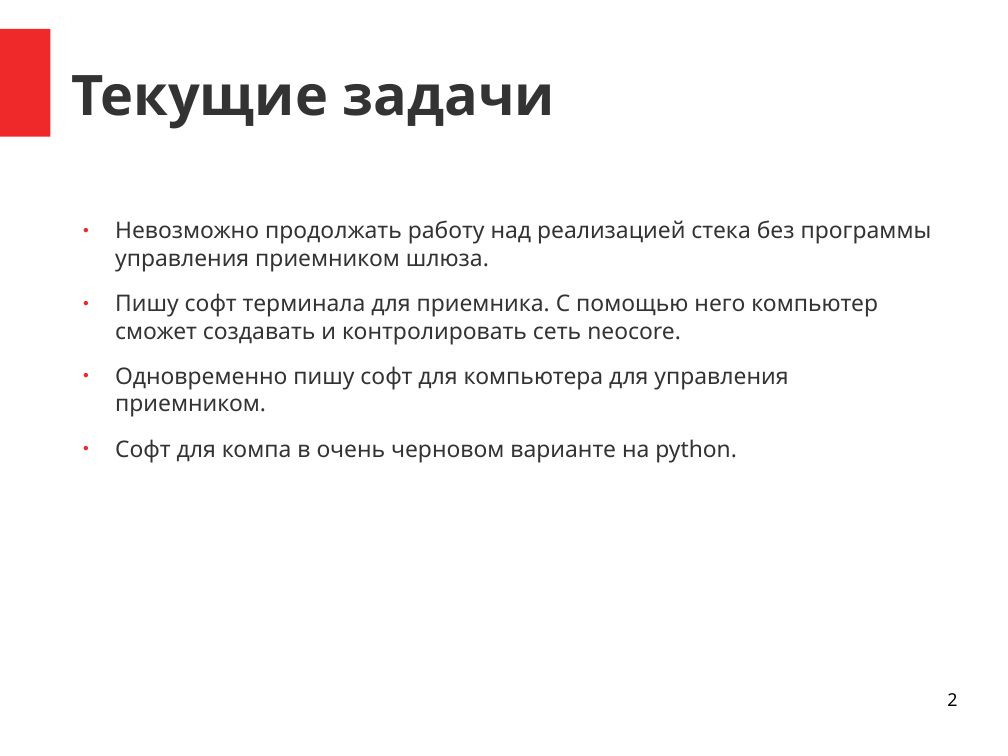
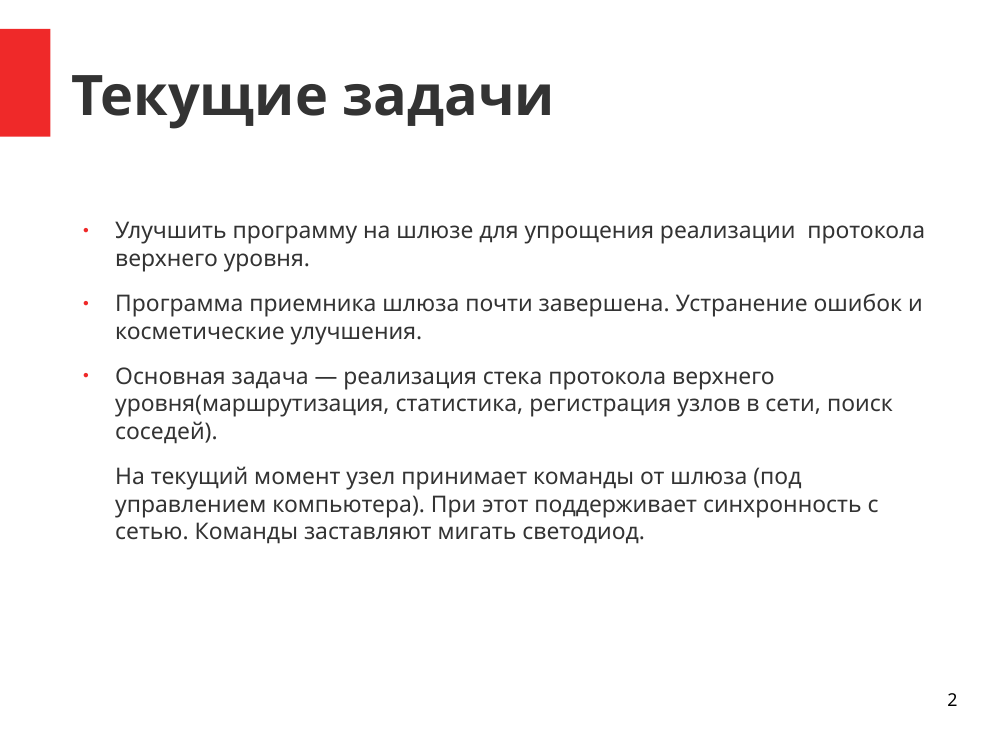
Before and after one commit to saurex83/WMNU, a slide deck: slide 2 of documentation/progress.odp. Drawn at 1008x756 pixels with LibreOffice and Linux fonts; fonts in the diff are those of the drawing. Boxes give left, top, right and bottom in pixels: in the first picture for what was removed or moved away, otherwise in the second. Text is boxed around its words. In the diff, an @@ line names an element or a change of style, - is before the commit and + after.

```diff
--- a/documentation/progress.odp
+++ b/documentation/progress.odp
@@ text at (115,221,925,544): text changed @@
-● Невозможно продолжать работу над реализацией стека без программы управления приемником шлюза.
-● Пишу софт терминала для приемника. С помощью него компьютер сможет создавать и контролировать сеть neocore.
-● Одновременно пишу софт для компьютера для управления приемником.
-● Софт для компа в очень черновом варианте на python.
+● Улучшить программу на шлюзе для упрощения реализации протокола верхнего уровня.
+● Программа приемника шлюза почти завершена. Устранение ошибок и косметические улучшения.
+● Основная задача — реализация стека протокола верхнего уровня(маршрутизация, статистика, регистрация узлов в сети, поиск соседей).
+На текущий момент узел принимает команды от шлюза (под управлением компьютера). При этот поддерживает синхронность с сетью. Команды заставляют мигать светодиод.
```
Also in this commit, not shown: 1 other slide changed, 28 other files.
